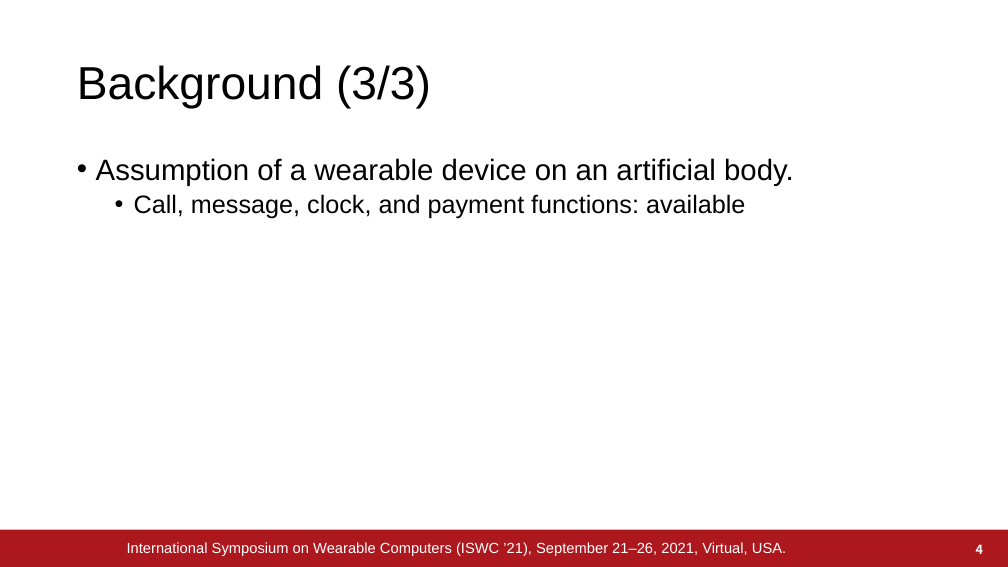
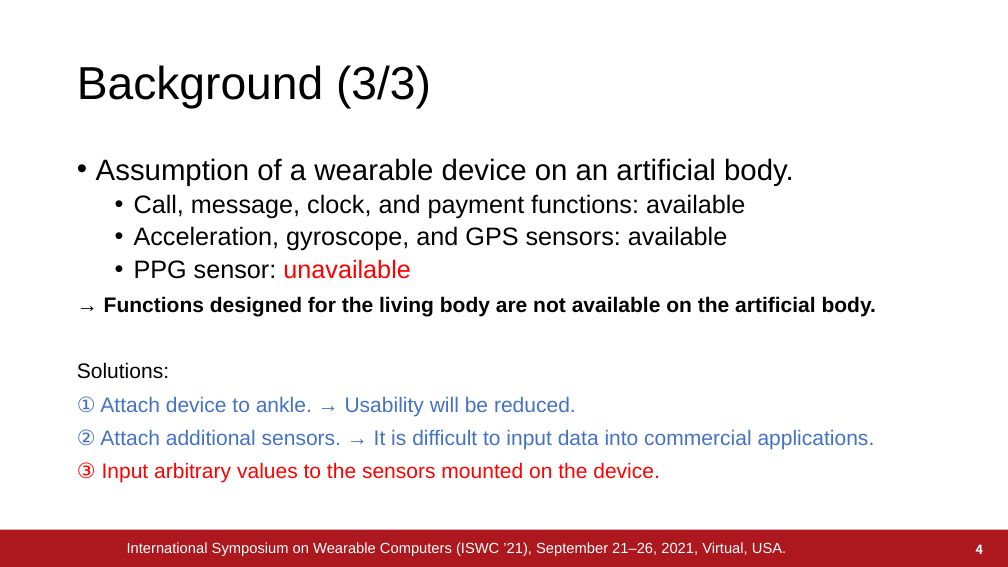
Before and after one commit to a2h1r0/lab, a slide deck: slide 4 of paper/pulse/ISWC2021/ISWC2021.pptx. Drawn at 1008x567 pixels with LibreOffice and Linux fonts; fonts in the diff are those of the drawing; background and template pictures are left out. Boxes give left, top, right and bottom in pixels: in the first picture for what was removed or moved away, otherwise in the second. Text is boxed around its words. In the diff, an @@ line names an element or a change of style, - is before the commit and + after.

```diff
--- a/paper/pulse/ISWC2021/ISWC2021.pptx
+++ b/paper/pulse/ISWC2021/ISWC2021.pptx
@@ text at [77, 226, 876, 482]: paragraphs added @@
+  • Acceleration, gyroscope, and GPS sensors: available
+  • PPG sensor: unavailable
+→ Functions designed for the living body are not available on the artificial body.
+Solutions:
+① Attach device to ankle. → Usability will be reduced.
+② Attach additional sensors. → It is difficult to input data into commercial applications.
+③ Input arbitrary values to the sensors mounted on the device.
```
Also in this commit, not shown: 1 other slide changed, 2 slides added.
